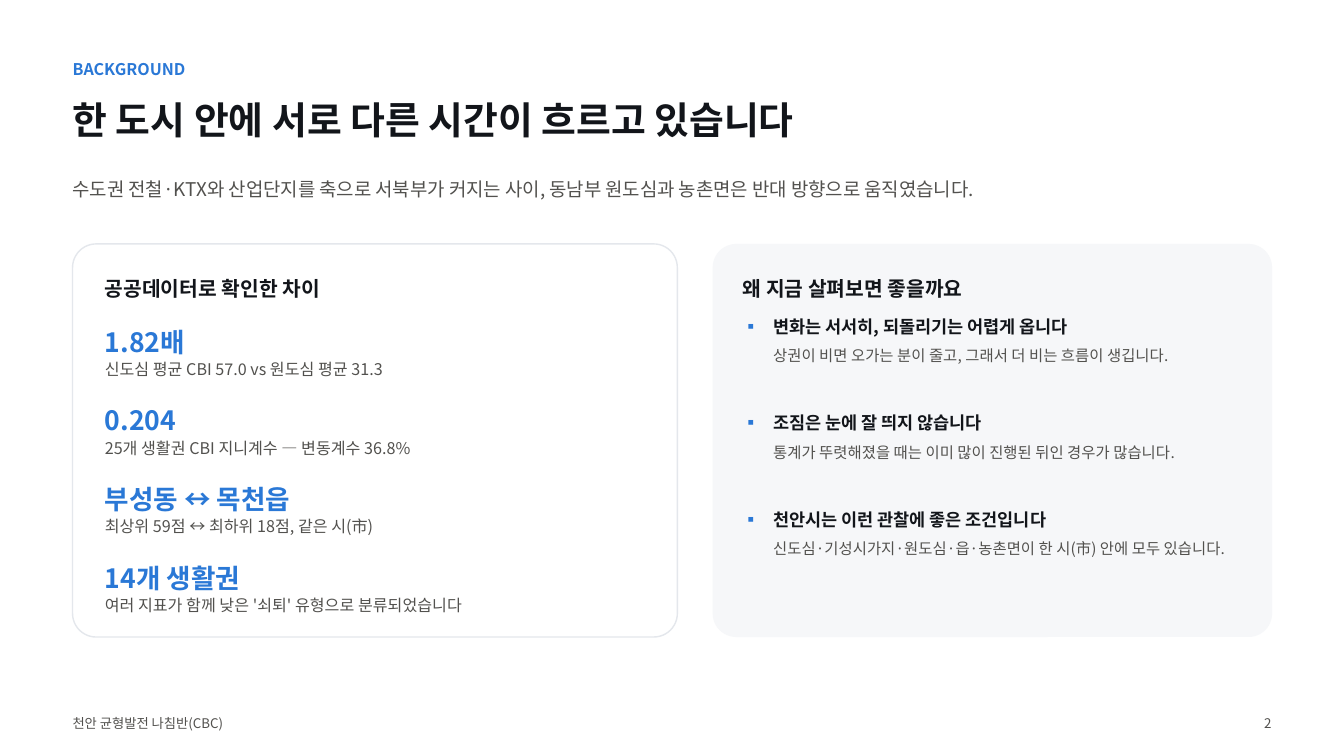
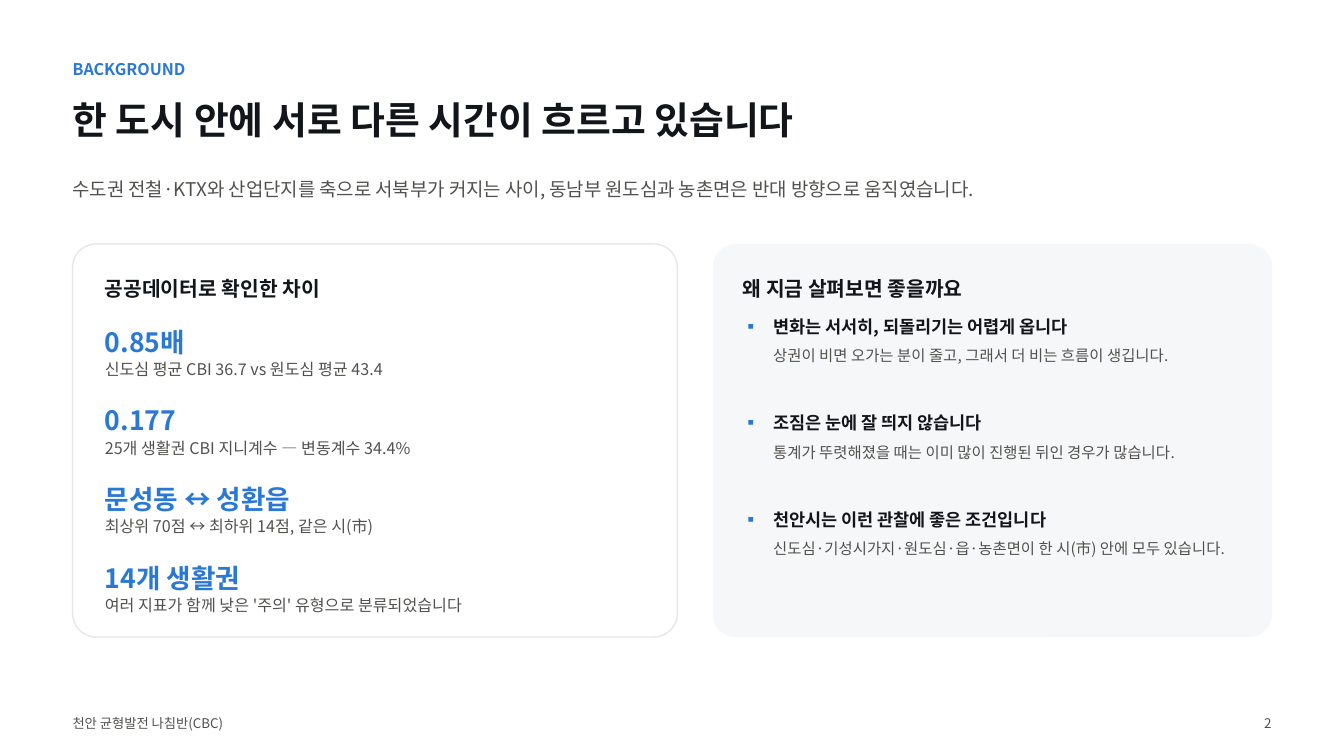
Before and after one commit to BioCode67/2026-AI-, a slide deck: slide 3 of deliverables/기획서_천안균형발전나침반_CBC.pptx. Drawn at 1344x756 pixels with LibreOffice and Linux fonts; fonts in the diff are those of the drawing. Boxes give left, top, right and bottom in pixels: in the first picture for what was removed or moved away, otherwise in the second. Text is boxed around its words. In the diff, an @@ line names an element or a change of style, - is before the commit and + after.

```diff
--- a/deliverables/기획서_천안균형발전나침반_CBC.pptx
+++ b/deliverables/기획서_천안균형발전나침반_CBC.pptx
@@ text at (105, 329, 185, 355): text changed @@
-1.82배
+0.85배
@@ text at (105, 361, 382, 376): text changed @@
-신도심 평균 CBI 57.0 vs 원도심 평균 31.3
+신도심 평균 CBI 36.7 vs 원도심 평균 43.4
@@ text at (105, 410, 176, 431): text changed @@
-0.204
+0.177
@@ text at (105, 440, 410, 456): text changed @@
-25개 생활권 CBI 지니계수 — 변동계수 36.8%
+25개 생활권 CBI 지니계수 — 변동계수 34.4%
@@ text at (105, 486, 290, 512): text changed @@
-부성동 ↔ 목천읍
+문성동 ↔ 성환읍
@@ text at (105, 518, 373, 535): text changed @@
-최상위 59점 ↔ 최하위 18점, 같은 시(市)
+최상위 70점 ↔ 최하위 14점, 같은 시(市)
@@ text at (105, 597, 462, 613): text changed @@
-여러 지표가 함께 낮은 '쇠퇴' 유형으로 분류되었습니다
+여러 지표가 함께 낮은 '주의' 유형으로 분류되었습니다
```
Also in this commit, not shown: 14 other slides changed, 21 other files.
